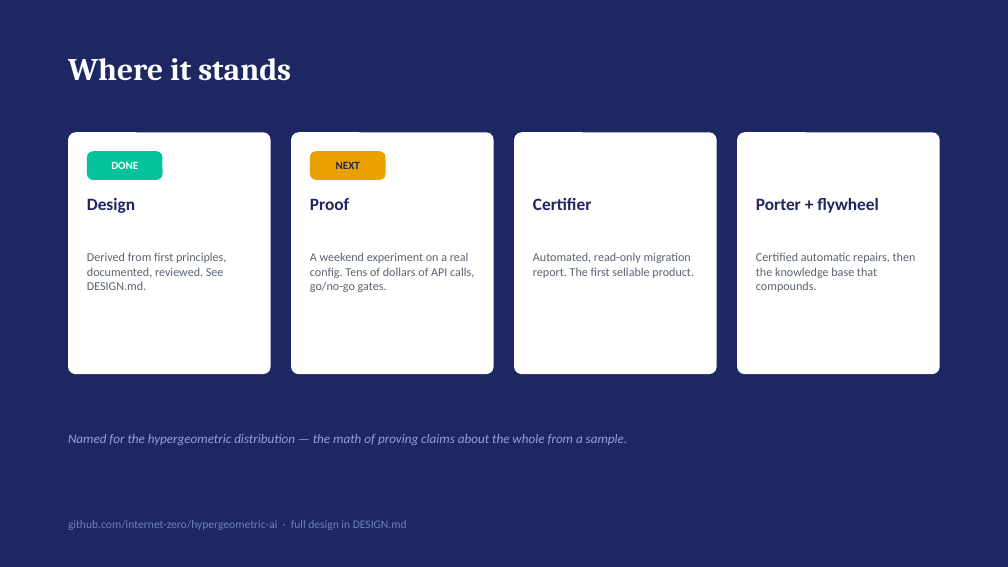
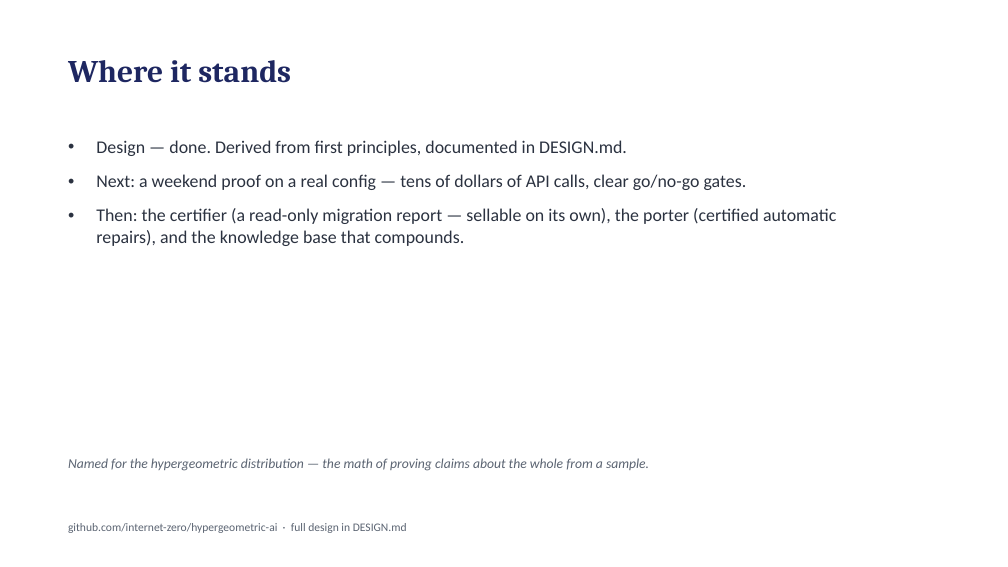
Before and after one commit to internet-zero/hypergeometric-ai, a slide deck: slide 6 of pitch-deck.pptx (slide 9 before the commit). Drawn at 1008x567 pixels with LibreOffice and Linux fonts; fonts in the diff are those of the drawing. Boxes give left, top, right and bottom in pixels: in the first picture for what was removed or moved away, otherwise in the second. Text is boxed around its words. In the diff, an @@ line names an element or a change of style, - is before the commit and + after.

Commit message:
Simplify pitch deck to six plain text slides

```diff
--- a/pitch-deck.pptx
+++ b/pitch-deck.pptx
@@ background #1E2761 to #FFFFFF @@
@@ text "Where it stands" at (68,60,291,83): text colour #FFFFFF to #1E2761 @@
@@ rounded rectangle removed at (68,132,271,374) @@
@@ text added at (96,140,836,246), 17 pt, text #2B3240 @@
+• Design — done. Derived from first principles, documented in DESIGN.md.
+• Next: a weekend proof on a real config — tens of dollars of API calls, clear go/no-go gates.
+• Then: the certifier (a read-only migration report — sellable on its own), the porter (certified automatic repairs), and the knowledge base that compounds.
@@ rounded rectangle removed at (291,132,494,374) @@
@@ rounded rectangle removed at (514,132,717,374) @@
@@ rounded rectangle removed at (737,132,940,374) @@
@@ rounded rectangle removed at (87,151,163,180) @@
@@ text removed at (111,162,138,169) @@
-DONE
@@ rounded rectangle removed at (310,151,386,180) @@
@@ text removed at (336,162,360,169) @@
-NEXT
@@ text removed at (87,198,135,213) @@
-Design
@@ text removed at (310,198,349,210) @@
-Proof
@@ text removed at (533,198,591,210) @@
-Certifier
@@ text removed at (756,198,879,213) @@
-Porter + flywheel
@@ text removed at (87,252,226,290) @@
-Derived from first principles, documented, reviewed. See DESIGN.md.
@@ text removed at (310,252,474,292) @@
-A weekend experiment on a real config. Tens of dollars of API calls, go/no-go gates.
@@ text removed at (533,252,694,278) @@
-Automated, read-only migration report. The first sellable product.
@@ text removed at (756,252,916,292) @@
-Certified automatic repairs, then the knowledge base that compounds.
@@ text "Named for the hypergeometric distribution ...": place and size @@
-text "Named for the hypergeometric distribution ..." at (68,434,628,445)
+text "Named for the hypergeometric distribution ..." at (68,458,649,471)
@@ text "Named for the hypergeometric distribution ..." at (68,458,649,471): size 12.5 to 13 pt, text colour #8FA4D8 to #5B6472 @@
@@ text "github.com/internet-zero/hypergeometric-ai · full design in ..." at (68,523,407,533): text colour #6E82BD to #5B6472 @@
```
Also in this commit, not shown: 4 other slides changed, 1 slide added, 4 slides removed.
